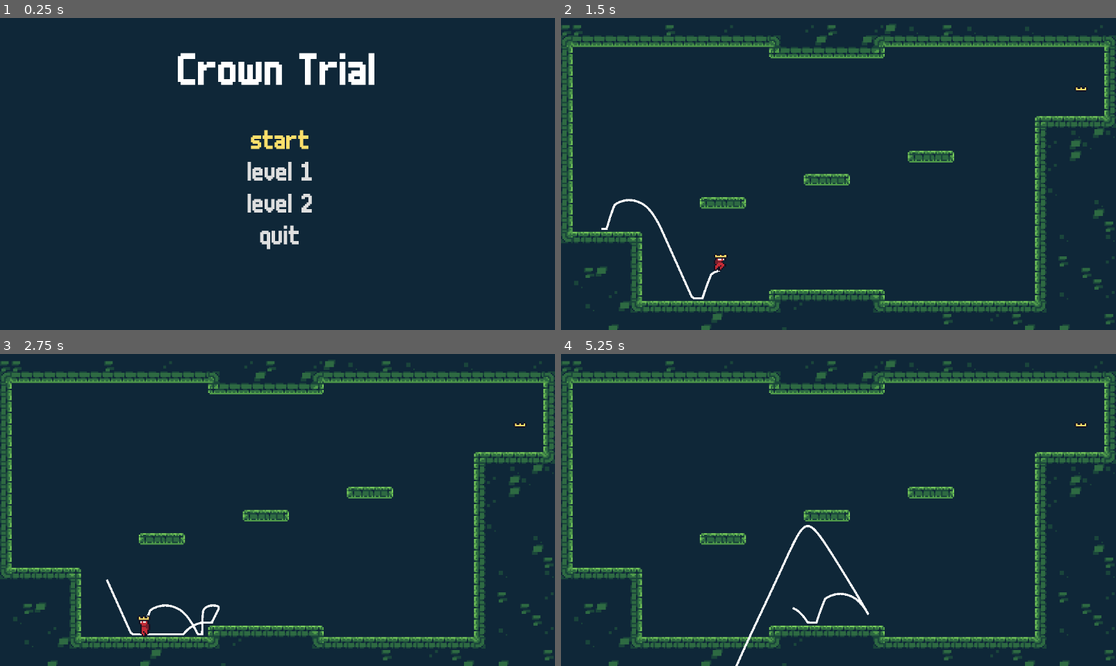
Above: before the commit, frames 1-4 (two rows, left to right).
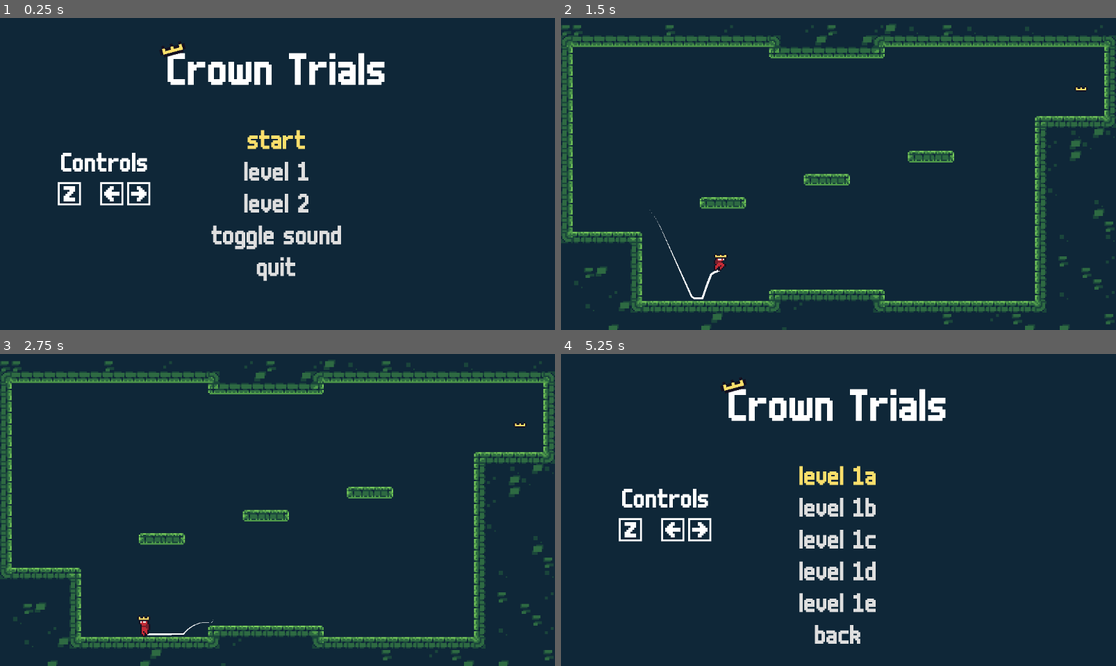
Above: after the commit, the same moments.

Repository: Brooklyn-Dev/gmtk-2025
Game: Godot game, scene res://scenes/Menu.tscn
Same seed, same stepped clock (60 frames per second), same inputs: the game is played once before the commit and once after it.
Inputs:
- Up to frame 1 (0.25 s): no input
- Up to frame 2 (1.5 s): tap Enter (ui_accept) at 0.5 s; hold Right (move_right) from 0.53 s (still down); tap Z (jump) at 0.6, 0.77, 1.07, 1.35 s
- Up to frame 3 (2.75 s): tap Z (jump) at 1.52, 1.82, 2.1 s; release Right (move_right) at 2.03 s; hold Left (move_left) from 2.03 s (still down)
- Up to frame 4 (5.25 s): release Left (move_left) at 2.78 s; hold Right (move_right) 2.78-4.28 s; tap Z (jump) at 2.85, 3.02, 3.32, 3.6, 3.77, 4.07, 4.35, 4.52, 4.82, 5.1 s; tap R (reset) at 4.15 s; hold Left (move_left) 4.28-5.03 s; tap Escape (ui_cancel) at 4.9 s; hold Right (move_right) from 5.03 s (still down)

The runs differ from the first frame. In frame 1, 5.1% of the frame differs, in the area x 10-70%, y 8-85%; in frame 2, 0.2%; in frame 3, 0.3%; in frame 4, 17%, in the area x 0-100%, y 2-100%.

Commit message:
feat: improve menu, toggle sound, add esc to menu

Diff:
--- a/project.godot
+++ b/project.godot
@@ -18,7 +18,7 @@
 
 SceneManager="*res://scenes/scene_manager.tscn"
 BeatManager="*res://scripts/beat_manager.gd"
-AudioManager="*res://scripts/music_manager.gd"
+MusicManager="*res://scripts/music_manager.gd"
 SfxManager="*res://scripts/sfx_manager.gd"
 CameraManager="*res://scripts/camera_manager.gd"
 
--- a/scenes/Menu.tscn
+++ b/scenes/Menu.tscn
@@ -1,7 +1,9 @@
-[gd_scene load_steps=20 format=3 uid="uid://bar25hfq36y8b"]
+[gd_scene load_steps=22 format=3 uid="uid://bar25hfq36y8b"]
 
 [ext_resource type="Script" uid="uid://7rcgov4neusu" path="res://scripts/menu.gd" id="1_xdvgc"]
 [ext_resource type="FontFile" uid="uid://xgto4s60tk2i" path="res://assets/m6x11.ttf" id="2_upctu"]
+[ext_resource type="Texture2D" uid="uid://btp8xcv1gmrif" path="res://assets/crown.png" id="3_11y2r"]
+[ext_resource type="Texture2D" uid="uid://56ybi6qbuvci" path="res://assets/Instructions.png" id="3_o0tnf"]
 
 [sub_resource type="StyleBoxEmpty" id="StyleBoxEmpty_2af52"]
 
@@ -57,28 +59,65 @@
 
 [node name="Title" type="RichTextLabel" parent="."]
 layout_mode = 1
-anchors_preset = 5
+anchors_preset = 8
 anchor_left = 0.5
+anchor_top = 0.5
 anchor_right = 0.5
-offset_left = -212.0
-offset_top = 73.0
-offset_right = 213.0
-offset_bottom = 146.0
-grow_horizontal = 2
+anchor_bottom = 0.5
+offset_left = -232.0
+offset_top = -251.0
+offset_right = 232.0
+offset_bottom = -167.0
+grow_horizontal = 2
+grow_vertical = 2
 theme_override_fonts/normal_font = ExtResource("2_upctu")
 theme_override_font_sizes/normal_font_size = 96
-text = "Crown Trial"
+text = "Crown Trials"
 fit_content = true
 scroll_active = false
 horizontal_alignment = 1
 vertical_alignment = 1
 
+[node name="Controls" type="RichTextLabel" parent="."]
+layout_mode = 1
+anchors_preset = 8
+anchor_left = 0.5
+anchor_top = 0.5
+anchor_right = 0.5
+anchor_bottom = 0.5
+offset_left = -449.0
+offset_top = -44.0
+offset_right = -267.0
+offset_bottom = 6.0
+grow_horizontal = 2
+grow_vertical = 2
+theme_override_fonts/normal_font = ExtResource("2_upctu")
+theme_override_font_sizes/normal_font_size = 56
+text = "Controls"
+fit_content = true
+scroll_active = false
+horizontal_alignment = 1
+vertical_alignment = 1
+
+[node name="Instructions" type="Sprite2D" parent="."]
+position = Vector2(216, 365)
+scale = Vector2(4, 4)
+texture = ExtResource("3_o0tnf")
+
+[node name="Crown" type="Sprite2D" parent="."]
+position = Vector2(358, 65)
+rotation = -0.261799
+scale = Vector2(6, 6)
+texture = ExtResource("3_11y2r")
+
 [node name="MainVBoxContainer" type="VBoxContainer" parent="."]
 layout_mode = 2
-offset_left = 514.0
+offset_left = 439.0
 offset_top = 233.0
-offset_right = 637.0
-offset_bottom = 415.0
+offset_right = 712.0
+offset_bottom = 547.0
+grow_horizontal = 2
+grow_vertical = 2
 size_flags_horizontal = 4
 size_flags_vertical = 4
 theme_override_constants/separation = 16
@@ -121,6 +160,19 @@
 theme_override_styles/pressed = SubResource("StyleBoxEmpty_aaywf")
 theme_override_styles/normal = SubResource("StyleBoxEmpty_upctu")
 text = "level 2"
+
+[node name="ToggleSoundButton" type="Button" parent="MainVBoxContainer"]
+layout_mode = 2
+size_flags_horizontal = 4
+size_flags_vertical = 4
+theme_override_colors/font_focus_color = Color(0.984314, 0.87451, 0.419608, 1)
+theme_override_fonts/font = ExtResource("2_upctu")
+theme_override_font_sizes/font_size = 56
+theme_override_styles/focus = SubResource("StyleBoxEmpty_rtd1e")
+theme_override_styles/hover = SubResource("StyleBoxEmpty_o0tnf")
+theme_override_styles/pressed = SubResource("StyleBoxEmpty_jmdev")
+theme_override_styles/normal = SubResource("StyleBoxEmpty_11y2r")
+text = "toggle sound"
 
 [node name="QuitButton" type="Button" parent="MainVBoxContainer"]
 layout_mode = 2
@@ -316,6 +368,7 @@
 [connection signal="pressed" from="MainVBoxContainer/StartButton" to="." method="_on_start_button_pressed"]
 [connection signal="pressed" from="MainVBoxContainer/Level1Button" to="." method="_on_level_1_button_pressed"]
 [connection signal="pressed" from="MainVBoxContainer/Level2Button" to="." method="_on_level_2_button_pressed"]
+[connection signal="pressed" from="MainVBoxContainer/ToggleSoundButton" to="." method="_on_toggle_sound_button_pressed"]
 [connection signal="pressed" from="MainVBoxContainer/QuitButton" to="." method="_on_quit_button_pressed"]
 [connection signal="pressed" from="Level1VBoxContainer/Level1aButton" to="." method="_on_level_1a_button_pressed"]
 [connection signal="pressed" from="Level1VBoxContainer/Level1bButton" to="." method="_on_level_1b_button_pressed"]
--- a/scenes/crown/crown.tscn
+++ b/scenes/crown/crown.tscn
@@ -2,7 +2,7 @@
 
 [ext_resource type="Script" uid="uid://xekxo3rd3v8l" path="res://scenes/crown/crown.gd" id="1_e4hp3"]
 [ext_resource type="Texture2D" uid="uid://btp8xcv1gmrif" path="res://assets/crown.png" id="1_qnh6f"]
-[ext_resource type="AudioStream" uid="uid://cu1p1tsxt0yba" path="res://assets/crown.wav" id="2_5bvsy"]
+[ext_resource type="AudioStream" uid="uid://cu1p1tsxt0yba" path="res://assets/audio/crown.wav" id="2_5bvsy"]
 
 [sub_resource type="RectangleShape2D" id="RectangleShape2D_qnh6f"]
 size = Vector2(9, 4)
--- a/scenes/player/Player.tscn
+++ b/scenes/player/Player.tscn
@@ -1,10 +1,10 @@
-[gd_scene load_steps=18 format=3 uid="uid://b8jg0t7n3srin"]
+[gd_scene load_steps=19 format=3 uid="uid://b8jg0t7n3srin"]
 
 [ext_resource type="Script" uid="uid://yyljk42nd167" path="res://scenes/player/player.gd" id="1_gfjak"]
-[ext_resource type="AudioStream" uid="uid://bygi7j1pw00rr" path="res://assets/jump.wav" id="2_8qjgm"]
+[ext_resource type="AudioStream" uid="uid://bygi7j1pw00rr" path="res://assets/audio/jump.wav" id="2_8qjgm"]
 [ext_resource type="Texture2D" uid="uid://dwbl3jyyj4m06" path="res://assets/player/player_fall.png" id="2_20koh"]
 [ext_resource type="Script" uid="uid://dbiwru47u8mll" path="res://scenes/player/player_animator.gd" id="2_ov1oi"]
-[ext_resource type="AudioStream" uid="uid://c1yxt80d1j71u" path="res://assets/die.wav" id="2_rn7t0"]
+[ext_resource type="AudioStream" uid="uid://c1yxt80d1j71u" path="res://assets/audio/die.wav" id="2_rn7t0"]
 [ext_resource type="Script" uid="uid://j7l1p1g0xir3" path="res://scenes/player/trail_2d.gd" id="3_4kuee"]
 [ext_resource type="Texture2D" uid="uid://b36fxvnj0gsdc" path="res://assets/player/player_idle/player_idle_0.png" id="3_ov1oi"]
 [ext_resource type="Texture2D" uid="uid://bxooiqhqbcbef" path="res://assets/player/player_idle/player_idle_1.png" id="4_rn7t0"]
@@ -77,6 +77,10 @@
 [sub_resource type="RectangleShape2D" id="RectangleShape2D_524rm"]
 size = Vector2(8, 14)
 
+[sub_resource type="Curve" id="Curve_rn7t0"]
+_data = [Vector2(0, 0), 0.0, 0.0, 0, 0, Vector2(1, 1), 0.0, 0.0, 0, 0]
+point_count = 2
+
 [node name="Player" type="CharacterBody2D" groups=["Player"]]
 script = ExtResource("1_gfjak")
 jump_sfx = ExtResource("2_8qjgm")
@@ -107,7 +111,9 @@
 show_behind_parent = true
 z_index = 99
 width = 1.5
+width_curve = SubResource("Curve_rn7t0")
 script = ExtResource("3_4kuee")
+length = 40
 
 [node name="RayCastLT" type="RayCast2D" parent="."]
 position = Vector2(-4, -6)
--- a/scenes/player/player.gd
+++ b/scenes/player/player.gd
@@ -160,7 +160,7 @@
 		randf_range(-400, -200)
 	)
 
-	death_rotation_speed = randf_range(400, 1000) * (1.0 if randf() > 0.5 else -1.0)
+	death_rotation_speed = randf_range(300, 600) * (1.0 if randf() > 0.5 else -1.0)
 
 	SfxManager.play(death_sfx)
 	CameraManager.start_shake(4, 0.1)
--- a/scripts/menu.gd
+++ b/scripts/menu.gd
@@ -9,6 +9,9 @@
 var current_panel_index = 0
 var selected_index := 0
 
+var is_muted := false
+var just_muted := false
+
 func _ready():
 	Input.set_mouse_mode(Input.MOUSE_MODE_HIDDEN)
 
@@ -18,10 +21,10 @@
 	update_button_focus()
 
 func _unhandled_input(event):
-	if event.is_action_pressed("ui_down"):
+	if event.is_action_pressed("ui_down") or event.is_action_pressed("ui_right"):
 		selected_index = (selected_index + 1) % get_current_buttons().size()
 		update_button_focus()
-	elif event.is_action_pressed("ui_up"):
+	elif event.is_action_pressed("ui_up") or event.is_action_pressed("ui_left"):
 		selected_index = (selected_index - 1) % get_current_buttons().size()
 		update_button_focus()
 	elif event.is_action_pressed("ui_accept"):
@@ -101,3 +104,11 @@
 
 func _on_level_2e_button_pressed():
 	SceneManager.goto_scene(SceneManager.scenes[10])
+
+func _on_toggle_sound_button_pressed():
+	if just_muted:
+		just_muted = false
+		return
+	is_muted = !is_muted
+	just_muted = true
+	AudioServer.set_bus_mute(AudioServer.get_bus_index("Master"), is_muted)
--- a/scripts/music_manager.gd
+++ b/scripts/music_manager.gd
@@ -1,11 +1,13 @@
 extends Node
 
 @onready var music_player = AudioStreamPlayer.new()
+var is_muted := false
 
 func _ready():
 	add_child(music_player)
 
-	music_player.stream = load("res://assets/music.wav")
+	music_player.stream = load("res://assets/audio/music.wav")
+	music_player.volume_db = -0.45
 	music_player.autoplay = false
 
 	play_music()
@@ -16,3 +18,7 @@
 
 func stop_music():
 	music_player.stop()
+
+func toggle_mute():
+	is_muted = !is_muted
+	AudioServer.set_bus_mute(AudioServer.get_bus_index("Master"), is_muted)
--- a/scripts/scene_manager.gd
+++ b/scripts/scene_manager.gd
@@ -10,6 +10,10 @@
 func _ready():
 	var root = get_tree().root
 	current_scene = root.get_child(root.get_child_count() - 1)
+
+func _process(delta):
+	if Input.is_action_just_pressed("ui_cancel") and current_index != 0:
+		goto_scene(scenes[0])
 
 func goto_scene(scene: PackedScene):
 	call_deferred("_goto_scene", scene)
--- a/scripts/sfx_manager.gd
+++ b/scripts/sfx_manager.gd
@@ -5,6 +5,8 @@
 
 var available = []
 var queue = []
+
+var is_muted := false
 
 func _ready():
 	for i in NUM_CHANNELS:
@@ -18,6 +20,9 @@
 	available.append(stream_player)
 
 func play(audio_stream: AudioStream):
+	if is_muted:
+		return
+
 	queue.append(audio_stream)
 
 func _process(delta):
@@ -25,3 +30,7 @@
 		var player = available.pop_back()
 		player.stream = queue.pop_front()
 		player.play()
+
+func toggle_mute():
+	is_muted = !is_muted
+	AudioServer.set_bus_mute(AudioServer.get_bus_index("Master"), is_muted)
Binary file added: assets/Instructions.png
Not shown, added: assets/Instructions.png.import
Not shown, changed: assets/audio/crown.wav.import
Not shown, changed: assets/audio/die.wav.import
Not shown, changed: assets/audio/jump.wav.import
Not shown, changed: assets/audio/music.wav.import
Not shown, added: export_presets.cfg
Not shown, changed: .gitignore
Not shown, added: assets/audio/crown.wav
Not shown, added: assets/audio/die.wav
Not shown, added: assets/audio/jump.wav
Not shown, added: assets/audio/music.wav
